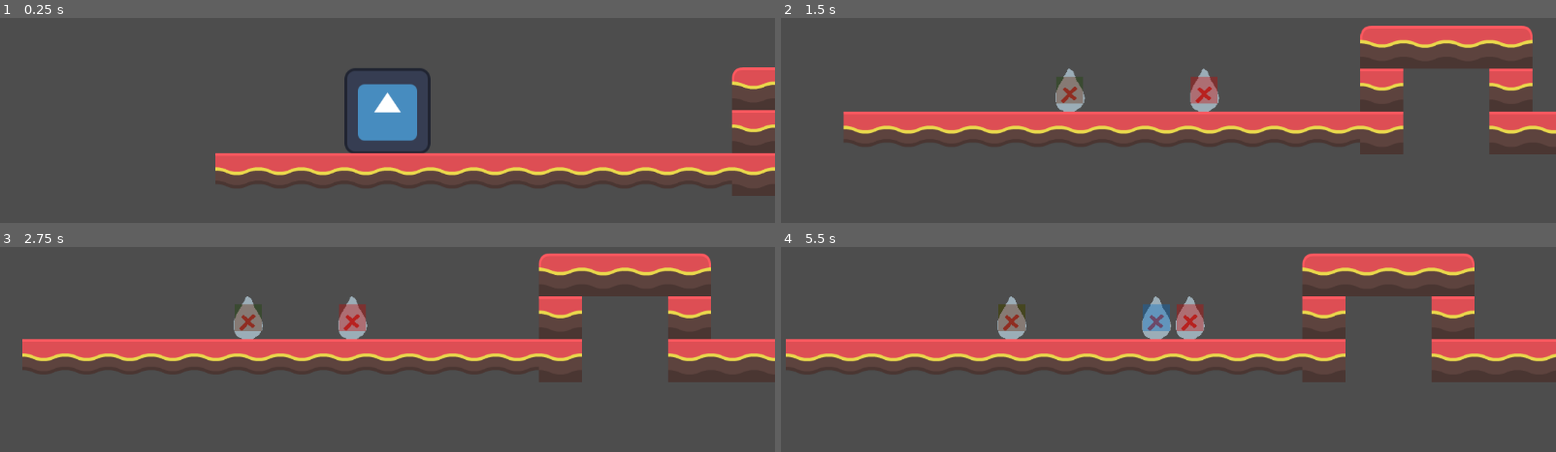
Above: before the commit, frames 1-4 (two rows, left to right).
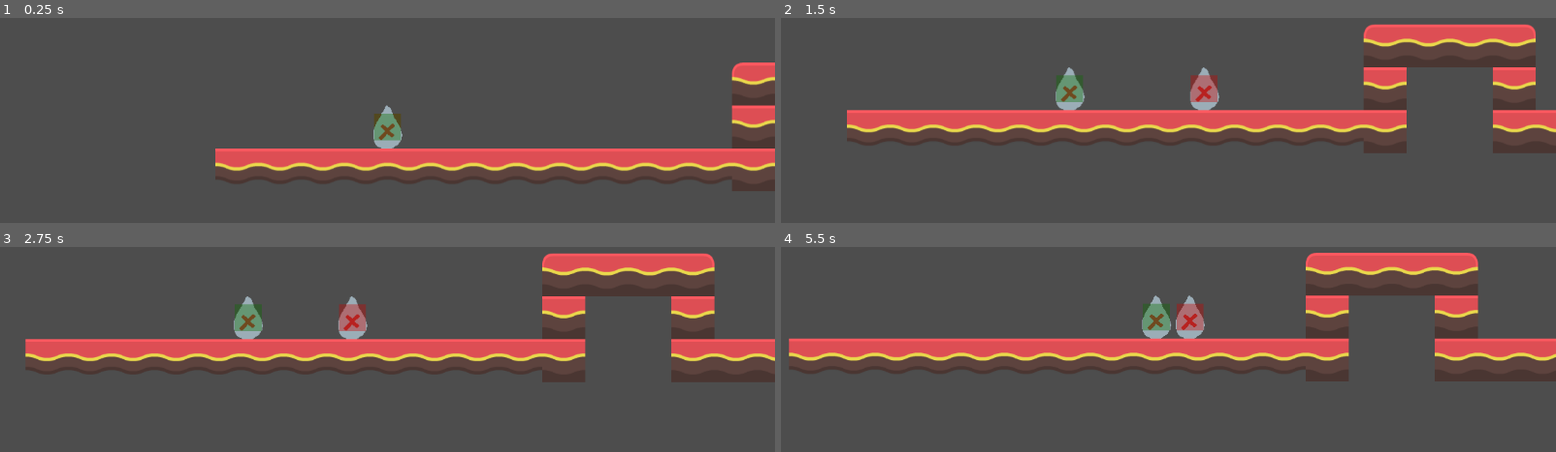
Above: after the commit, the same moments.

Repository: Jo-Meer/ldjam56
Game: Godot game, scene res://scenes/test_scenes/test_jonas.tscn
Two runs of this game, one before a commit and one after it. Both use one fixed random seed, a clock stepped at 60 frames per second and the inputs below. The engine's default icon, where the game draws it, is replaced by a stand-in: a white triangle on a blue panel in a dark square.
Inputs:
- Up to frame 1 (0.25 s): no input
- Up to frame 2 (1.5 s): hold D (move_right) from 0.53 s (still down); tap T (merge) at 0.6 s; tap Space (jump) at 0.77 s; tap R (split) at 0.8, 1.35 s
- Up to frame 3 (2.75 s): tap Space (jump) at 1.52 s; tap T (merge) at 1.55, 2.1 s; release D (move_right) at 2.03 s; hold A (move_left) from 2.03 s (still down); tap R (split) at 2.3 s
- Up to frame 4 (5.5 s): release A (move_left) at 2.78 s; hold D (move_right) 2.78-4.28 s; tap E (next_creature) at 2.85 s; tap Space (jump) at 3.02, 3.77, 4.52 s; tap T (merge) at 3.05, 4.55, 5.1 s; tap Q (prev_creature) at 3.6 s; tap R (split) at 3.8, 4.35, 5.3 s; hold A (move_left) 4.28-5.03 s; hold D (move_right) from 5.03 s (still down)

The runs differ from the first frame. In frame 1, 9.9% of the frame differs, in the area x 27-100%, y 21-87%; in frame 2, 5.1%; in frame 3, 2.5%; in frame 4, 4.5%.

Commit message:
gather instances via group

Diff:
--- a/creatures/air.tscn
+++ b/creatures/air.tscn
@@ -6,7 +6,7 @@
 [sub_resource type="RectangleShape2D" id="RectangleShape2D_hog4m"]
 size = Vector2(64, 64)
 
-[node name="Air" type="CharacterBody2D"]
+[node name="Air" type="CharacterBody2D" groups=["creatures"]]
 collision_layer = 2
 collision_mask = 97
 script = ExtResource("1_4i7co")
--- a/creatures/avatar.tscn
+++ b/creatures/avatar.tscn
@@ -7,7 +7,7 @@
 radius = 48.28
 height = 125.27
 
-[node name="Avatar" type="CharacterBody2D"]
+[node name="Avatar" type="CharacterBody2D" groups=["creatures"]]
 collision_layer = 98
 collision_mask = 33
 script = ExtResource("1_gtkdd")
--- a/creatures/earth.tscn
+++ b/creatures/earth.tscn
@@ -6,7 +6,7 @@
 [sub_resource type="RectangleShape2D" id="RectangleShape2D_hog4m"]
 size = Vector2(64, 64)
 
-[node name="Earth" type="CharacterBody2D"]
+[node name="Earth" type="CharacterBody2D" groups=["creatures"]]
 collision_layer = 2
 collision_mask = 97
 script = ExtResource("1_35mcn")
--- a/creatures/fire.tscn
+++ b/creatures/fire.tscn
@@ -6,7 +6,7 @@
 [sub_resource type="RectangleShape2D" id="RectangleShape2D_hog4m"]
 size = Vector2(64, 64)
 
-[node name="Fire" type="CharacterBody2D"]
+[node name="Fire" type="CharacterBody2D" groups=["creatures"]]
 collision_layer = 2
 collision_mask = 97
 script = ExtResource("1_84frp")
--- a/creatures/ice.tscn
+++ b/creatures/ice.tscn
@@ -7,7 +7,7 @@
 [sub_resource type="RectangleShape2D" id="RectangleShape2D_hog4m"]
 size = Vector2(64, 64)
 
-[node name="Ice" type="CharacterBody2D"]
+[node name="Ice" type="CharacterBody2D" groups=["creatures"]]
 collision_layer = 2
 collision_mask = 97
 script = ExtResource("1_i81ew")
--- a/creatures/light.tscn
+++ b/creatures/light.tscn
@@ -6,7 +6,7 @@
 [sub_resource type="RectangleShape2D" id="RectangleShape2D_hog4m"]
 size = Vector2(64, 64)
 
-[node name="Light" type="CharacterBody2D"]
+[node name="Light" type="CharacterBody2D" groups=["creatures"]]
 collision_layer = 2
 collision_mask = 97
 script = ExtResource("1_5hvq2")
--- a/creatures/metal.tscn
+++ b/creatures/metal.tscn
@@ -8,7 +8,7 @@
 [sub_resource type="RectangleShape2D" id="RectangleShape2D_hog4m"]
 size = Vector2(64, 64)
 
-[node name="Metal" type="CharacterBody2D"]
+[node name="Metal" type="CharacterBody2D" groups=["creatures"]]
 collision_layer = 2
 collision_mask = 97
 script = ExtResource("1_3k5g3")
--- a/creatures/mud.tscn
+++ b/creatures/mud.tscn
@@ -6,7 +6,7 @@
 [sub_resource type="RectangleShape2D" id="RectangleShape2D_hog4m"]
 size = Vector2(64, 64)
 
-[node name="Mud" type="CharacterBody2D" node_paths=PackedStringArray("mud_collider")]
+[node name="Mud" type="CharacterBody2D" node_paths=PackedStringArray("mud_collider") groups=["creatures"]]
 collision_layer = 2
 collision_mask = 97
 script = ExtResource("1_x50nx")
--- a/creatures/sand.tscn
+++ b/creatures/sand.tscn
@@ -6,7 +6,7 @@
 [sub_resource type="RectangleShape2D" id="RectangleShape2D_hog4m"]
 size = Vector2(64, 64)
 
-[node name="Sand" type="CharacterBody2D"]
+[node name="Sand" type="CharacterBody2D" groups=["creatures"]]
 collision_layer = 2
 collision_mask = 65
 script = ExtResource("1_vhatq")
--- a/creatures/steam.tscn
+++ b/creatures/steam.tscn
@@ -6,7 +6,7 @@
 [sub_resource type="RectangleShape2D" id="RectangleShape2D_hog4m"]
 size = Vector2(64, 64)
 
-[node name="Steam" type="CharacterBody2D"]
+[node name="Steam" type="CharacterBody2D" groups=["creatures"]]
 collision_layer = 2
 collision_mask = 65
 script = ExtResource("1_4xpr4")
--- a/creatures/water.tscn
+++ b/creatures/water.tscn
@@ -6,7 +6,7 @@
 [sub_resource type="RectangleShape2D" id="RectangleShape2D_hog4m"]
 size = Vector2(64, 64)
 
-[node name="Water" type="CharacterBody2D"]
+[node name="Water" type="CharacterBody2D" groups=["creatures"]]
 collision_layer = 2
 collision_mask = 97
 script = ExtResource("1_j0si4")
--- a/project.godot
+++ b/project.godot
@@ -18,6 +18,10 @@
 [autoload]
 
 Globals="*res://scripts/globals.gd"
+
+[global_group]
+
+creatures=""
 
 [input]
 
--- a/scenes/test_scenes/mud.tscn
+++ b/scenes/test_scenes/mud.tscn
@@ -4,9 +4,8 @@
 [ext_resource type="TileSet" uid="uid://cmgfutv0oul4w" path="res://tiles/example.tres" id="2_xbjyh"]
 [ext_resource type="PackedScene" uid="uid://bljut2rijnhk" path="res://creatures/avatar.tscn" id="3_jwphb"]
 
-[node name="Mud" type="Node2D" node_paths=PackedStringArray("start_creature")]
+[node name="Mud" type="Node2D"]
 script = ExtResource("1_8qdxy")
-start_creature = NodePath("Avatar")
 
 [node name="TileMapLayer" type="TileMapLayer" parent="."]
 tile_map_data = PackedByteArray("AAD8/wIAAQAGAAAAAAD9/wIAAQAGAAAAAAD+/wIAAQAGAAAAAAD//wIAAQAGAAAAAAAAAAIAAQAGAAAAAAABAA …(736 unchanged characters)…
--- a/scenes/test_scenes/test_jonas.tscn
+++ b/scenes/test_scenes/test_jonas.tscn
@@ -1,16 +1,18 @@
-[gd_scene load_steps=4 format=4 uid="uid://bqti0huii8fac"]
+[gd_scene load_steps=5 format=4 uid="uid://bqti0huii8fac"]
 
 [ext_resource type="PackedScene" uid="uid://cjpvetl63rgkb" path="res://scenes/base.tscn" id="1_erfbk"]
-[ext_resource type="PackedScene" uid="uid://bljut2rijnhk" path="res://creatures/avatar.tscn" id="2_tcrts"]
 [ext_resource type="TileSet" uid="uid://cmgfutv0oul4w" path="res://tiles/example.tres" id="3_hjcuf"]
+[ext_resource type="PackedScene" uid="uid://drysl1numdpp5" path="res://creatures/air.tscn" id="3_lv4h8"]
+[ext_resource type="PackedScene" uid="uid://d0a6um5afvhie" path="res://creatures/fire.tscn" id="4_775tp"]
 
 [node name="TestJonas" type="Node"]
 
-[node name="Base" parent="." node_paths=PackedStringArray("start_creature") instance=ExtResource("1_erfbk")]
-start_creature = NodePath("CharacterBody2D")
-
-[node name="CharacterBody2D" parent="Base" instance=ExtResource("2_tcrts")]
+[node name="Base" parent="." instance=ExtResource("1_erfbk")]
 
 [node name="TileMapLayer" type="TileMapLayer" parent="Base"]
 tile_map_data = PackedByteArray("AAD8/wIAAQAGAAAAAAD9/wIAAQAGAAAAAAD+/wIAAQAGAAAAAAD//wIAAQAGAAAAAAAAAAIAAQAGAAAAAAABAA …(608 unchanged characters)…
 tile_set = ExtResource("3_hjcuf")
+
+[node name="Air" parent="Base" instance=ExtResource("3_lv4h8")]
+
+[node name="Fire" parent="Base" instance=ExtResource("4_775tp")]
--- a/scripts/level.gd
+++ b/scripts/level.gd
@@ -1,6 +1,5 @@
 extends Node2D
 
-@export var start_creature: Player
 @export var merge_distance: int = 50
 @export var avatar_merge_time: float = 2
 
@@ -17,7 +16,12 @@
 	return instances[active]
 
 func _ready():
-	instances.append(start_creature)
+	instances.assign(get_tree().get_nodes_in_group("creatures"))
+
+	for instance in instances:
+		instance.deactivate()
+
+	instances[active].activate()
 
 
 	pass
Not shown: 1 places in tiles/tileset.tres that only renumber resources
